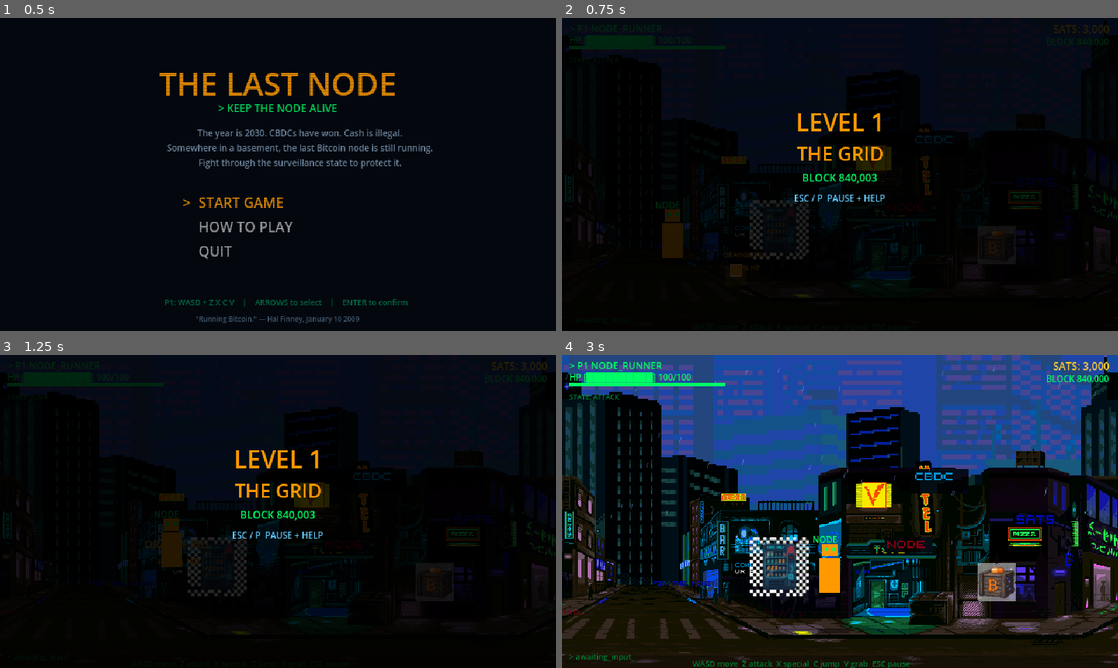
Above: before the commit, frames 1-4 (two rows, left to right).
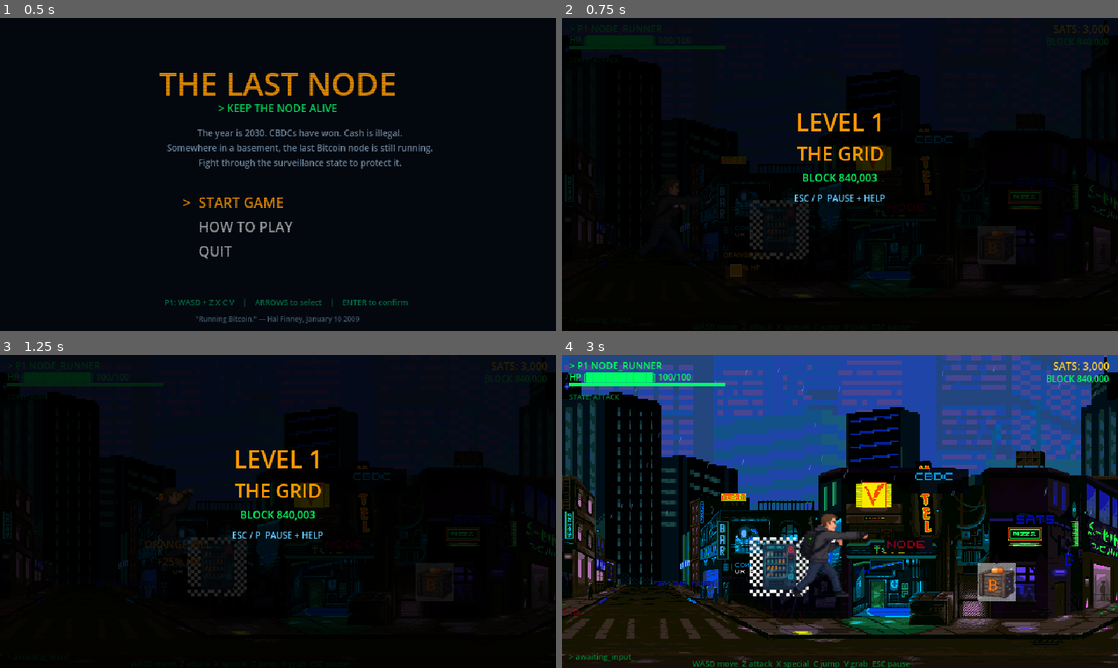
Above: after the commit, the same moments.

Repository: satsdisco/the-last-node-godot
Game: Godot game, scene res://scenes/ui/title_screen.tscn
Two runs of this game, one before a commit and one after it. Both use one fixed random seed, a clock stepped at 60 frames per second and the inputs below.
Inputs (mouse positions are in pixels of both pictures, inside the frame that each line leads up to):
- Up to frame 1 (0.5 s): no input
- Up to frame 2 (0.75 s): tap Enter at 0.5 s; move the mouse to (962, 158) at 0.52 s; hold D (move_right) from 0.53 s (still down); tap Z (attack) at 0.6 s; click (962, 158) at 0.67 s
- Up to frame 3 (1.25 s): keep holding D (move_right); tap C (jump) at 0.77, 1.07 s; tap V (grab) at 0.8 s
- Up to frame 4 (3 s): move the mouse to (728, 527) at 1.27 s; release D (move_right) at 1.28 s; hold S (move_down) 1.28-2.03 s; tap V (grab) at 1.35 s; tap C (jump) at 1.52, 1.55, 1.82, 2.1 s; move the mouse to (895, 442) at 2.02 s; hold D (move_right) 2.03-2.78 s; tap Z (attack) at 2.3, 2.85 s; move the mouse to (812, 574) at 2.77 s; hold W (move_up) from 2.78 s (still down); click (812, 574) at 2.92 s

Frame 1 is identical in both runs. In frame 2, 0.6% of the frame differs, in the area x 16-27%, y 52-77%; in frame 3, 0.5%; in frame 4, 1.5%, in the area x 41-55%, y 50-78%.

Commit message:
Add Node Runner sprite sheet + wire AnimatedSprite into player
- Process 14 AI-generated poses via ImageMagick (bg removal, normalize to 128x128, foot alignment)
- Sprite sheet: idle, walk(4), attack(4), hit, down, jump, grab, throw
- Replace ColorRect placeholder with Sprite2D in test_arena._create_player()
- Add _update_sprite_animation() to player.gd — maps state machine to sheet frames
- Walk cycle animates through 4 frames, attacks show combo-appropriate frame
- Hit flash now works on Sprite2D (bright modulate pulse)
- Fallback to ColorRect if sheet not found

Co-Authored-By: Claude Opus 4.6 (1M context) <noreply@anthropic.com>

Diff:
--- /dev/null
+++ b/assets/sprites/characters/node_runner_sheet.json
@@ -0,0 +1,17 @@
+{
+  "frame_size": { "w": 128, "h": 128 },
+  "total_frames": 14,
+  "animations": {
+    "idle": { "start": 0, "end": 0, "fps": 8, "loop": true },
+    "walk": { "start": 1, "end": 4, "fps": 8, "loop": true },
+    "attack1": { "start": 5, "end": 5, "fps": 10, "loop": false },
+    "attack2": { "start": 6, "end": 6, "fps": 10, "loop": false },
+    "attack3": { "start": 7, "end": 7, "fps": 10, "loop": false },
+    "attack4": { "start": 8, "end": 8, "fps": 10, "loop": false },
+    "hit": { "start": 9, "end": 9, "fps": 10, "loop": false },
+    "down": { "start": 10, "end": 10, "fps": 6, "loop": false },
+    "jump": { "start": 11, "end": 11, "fps": 10, "loop": false },
+    "grab": { "start": 12, "end": 12, "fps": 8, "loop": false },
+    "throw": { "start": 13, "end": 13, "fps": 10, "loop": false }
+  }
+}
--- a/scripts/player.gd
+++ b/scripts/player.gd
@@ -704,23 +704,76 @@
 	# Transition to HIT state (interrupts any current state)
 	_change_state(State.HIT)
 
-	# Flash visual children white
-	for child in get_children():
-		if child is ColorRect and child.name != "Shadow":
-			var orig = child.color
-			child.color = Color.WHITE
-			get_tree().create_timer(0.08).timeout.connect(func():
-				if is_instance_valid(child): child.color = orig
-			)
+	# Flash white on hit
+	var sprite = get_node_or_null("Sprite") as Sprite2D
+	if sprite:
+		sprite.modulate = Color.WHITE * 3.0  # Bright flash
+		get_tree().create_timer(0.08).timeout.connect(func():
+			if is_instance_valid(sprite): sprite.modulate = Color.WHITE
+		)
+	else:
+		for child in get_children():
+			if child is ColorRect and child.name != "Shadow":
+				var orig = child.color
+				child.color = Color.WHITE
+				get_tree().create_timer(0.08).timeout.connect(func():
+					if is_instance_valid(child): child.color = orig
+				)
 
 	hit_taken.emit(damage)
 
 func die():
 	died.emit()
 
+# ==== SPRITE ANIMATION ====
+
+# Frame indices in the sprite sheet (node_runner_sheet.png)
+# 0: idle, 1-4: walk, 5-8: attack1-4, 9: hit, 10: down, 11: jump, 12: grab, 13: throw
+var _anim_timer: float = 0.0
+var _walk_frame_idx: int = 0
+
+func _update_sprite_animation(delta: float):
+	var sprite = get_node_or_null("Sprite") as Sprite2D
+	if not sprite:
+		return
+
+	# Flip sprite based on facing direction
+	sprite.flip_h = (facing == -1)
+
+	match state:
+		State.IDLE:
+			sprite.frame = 0
+		State.WALK:
+			# Cycle through walk frames 1-4
+			_anim_timer += delta
+			if _anim_timer > 0.12:
+				_anim_timer = 0.0
+				_walk_frame_idx = (_walk_frame_idx + 1) % 4
+			sprite.frame = 1 + _walk_frame_idx
+		State.ATTACK:
+			# Show attack frame based on combo count
+			var attack_frame = clampi(combo_count, 1, 4)
+			sprite.frame = 4 + attack_frame  # frames 5-8
+		State.HIT:
+			sprite.frame = 9
+		State.DOWN:
+			sprite.frame = 10
+		State.JUMP:
+			sprite.frame = 11
+		State.GRAB:
+			if grabbed_enemy and is_instance_valid(grabbed_enemy):
+				sprite.frame = 12  # holding
+			else:
+				sprite.frame = 12  # reaching
+		_:
+			sprite.frame = 0
+
 # ==== VISUALS ====
 
 func _update_visuals():
+	# Update sprite animation
+	_update_sprite_animation(get_physics_process_delta_time())
+
 	# Jump Z offset on visual children
 	for child in get_children():
 		if child is CollisionShape2D or child is Camera2D or child is Area2D:
--- a/scripts/test_arena.gd
+++ b/scripts/test_arena.gd
@@ -206,32 +206,32 @@
 	col.shape = shape
 	p.add_child(col)
 
-	# Visual body (placeholder — colored rect)
-	var body = ColorRect.new()
-	body.color = Color(1.0, 0.6, 0.0)  # Bitcoin orange
-	body.size = Vector2(24, 40)
-	body.position = Vector2(-12, -44)
-	p.add_child(body)
-
-	# Head
-	var head = ColorRect.new()
-	head.color = Color(1.0, 0.6, 0.0)
-	head.size = Vector2(18, 14)
-	head.position = Vector2(-9, -60)
-	p.add_child(head)
-
-	# Eyes (green glow)
-	var eye_l = ColorRect.new()
-	eye_l.color = Color(0.0, 1.0, 0.4)
-	eye_l.size = Vector2(4, 4)
-	eye_l.position = Vector2(-6, -56)
-	p.add_child(eye_l)
-
-	var eye_r = ColorRect.new()
-	eye_r.color = Color(0.0, 1.0, 0.4)
-	eye_r.size = Vector2(4, 4)
-	eye_r.position = Vector2(3, -56)
-	p.add_child(eye_r)
+	# Sprite from sheet
+	var sheet_tex = load("res://assets/sprites/characters/node_runner_sheet.png")
+	if sheet_tex:
+		var sprite = Sprite2D.new()
+		sprite.texture = sheet_tex
+		sprite.hframes = 14
+		sprite.frame = 0  # idle
+		sprite.name = "Sprite"
+		# 128x128 frames, character is ~96px tall
+		# Position so feet align with collision shape at y=0
+		# Character bottom is at frame bottom, so offset up by half frame height
+		sprite.position = Vector2(0, -64)
+		p.add_child(sprite)
+	else:
+		# Fallback: colored rect if sheet not found
+		var body = ColorRect.new()
+		body.color = Color(1.0, 0.6, 0.0)
+		body.size = Vector2(24, 40)
+		body.position = Vector2(-12, -44)
+		p.add_child(body)
+
+		var head = ColorRect.new()
+		head.color = Color(1.0, 0.6, 0.0)
+		head.size = Vector2(18, 14)
+		head.position = Vector2(-9, -60)
+		p.add_child(head)
 
 	# Shadow
 	var shadow = ColorRect.new()
@@ -240,15 +240,6 @@
 	shadow.position = Vector2(-14, -2)
 	shadow.name = "Shadow"
 	p.add_child(shadow)
-
-	# Label
-	var lbl = Label.new()
-	lbl.text = "NODE"
-	lbl.position = Vector2(-20, -72)
-	lbl.add_theme_font_size_override("font_size", 10)
-	lbl.add_theme_color_override("font_color", Color(0, 1, 0.4))
-	lbl.name = "Label"
-	p.add_child(lbl)
 
 	return p
 
Binary file added: assets/sprites/characters/node_runner_sheet.png
